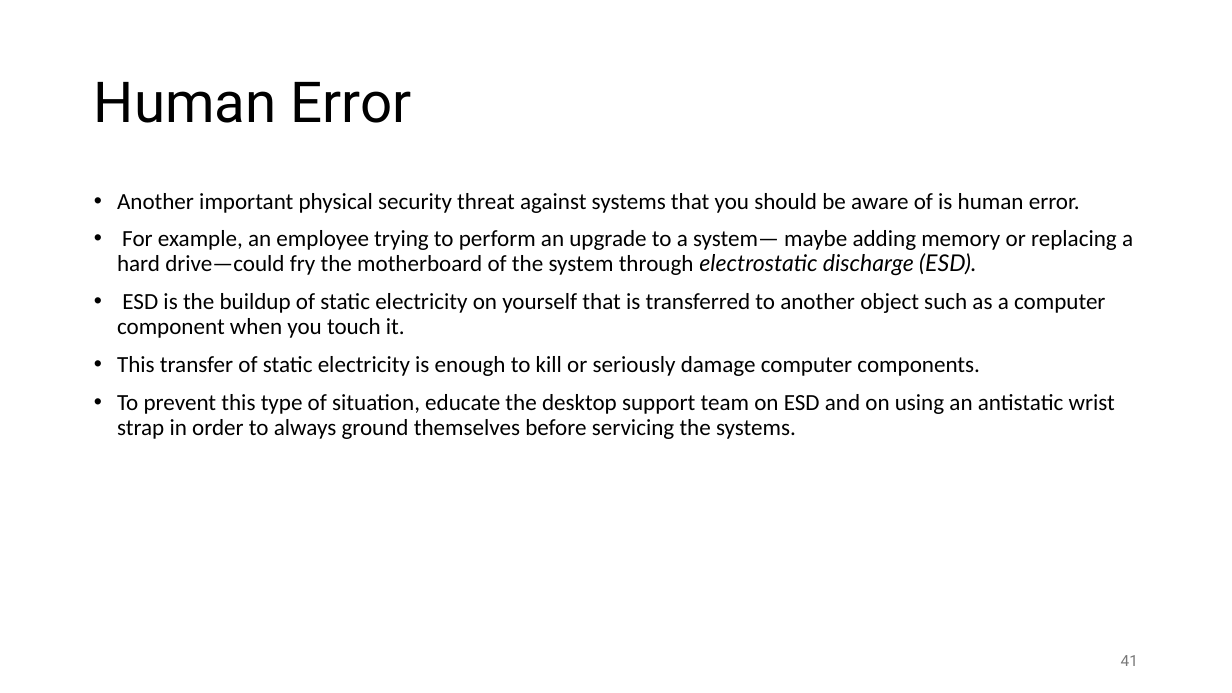
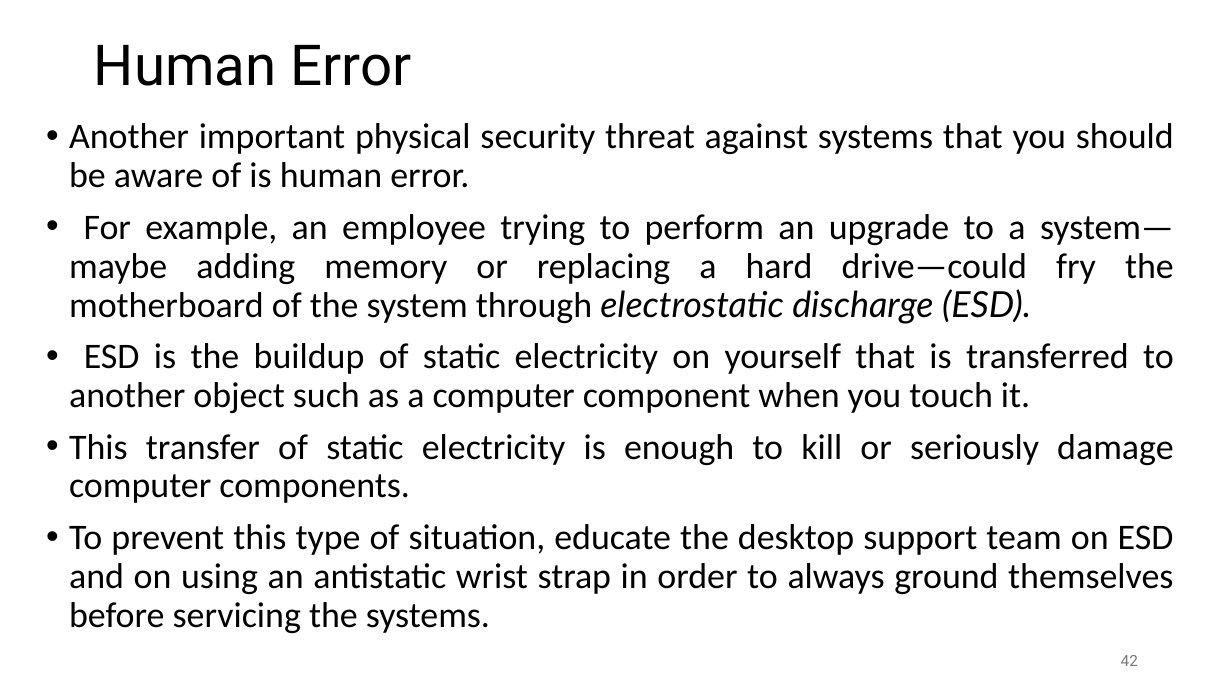
Before and after one commit to shakiliitju/M.Sc-in-ICT, a slide deck: slide 42 of Semester 2/Applied Cyber Security/Lecture/L5.pptx (slide 41 before the commit). Drawn at 1232x693 pixels with LibreOffice and Linux fonts; fonts in the diff are those of the drawing. Boxes give left, top, right and bottom in pixels: in the first picture for what was removed or moved away, otherwise in the second. Text is boxed around its words. In the diff, an @@ line names an element or a change of style, - is before the commit and + after.

```diff
--- a/Semester 2/Applied Cyber Security/Lecture/L5.pptx
+++ b/Semester 2/Applied Cyber Security/Lecture/L5.pptx
@@ title "Human Error": place and size @@
-title "Human Error" at (94,82,412,123)
+title "Human Error" at (94,45,412,86)
@@ text "Another important physical security threat ...": place and size @@
-text "Another important physical security threat ..." at (117,193,1133,439)
+text "Another important physical security threat ..." at (69,123,1174,633)
@@ text "Another important physical security threat ..." at (69,123,1174,633): size 18 to 28 pt; alignment left to justified @@
@@ page number at (1121,655,1138,666): text changed @@
-41
+42
```
Also in this commit, not shown: 37 other slides changed, 1 slide added, 5 other files.
